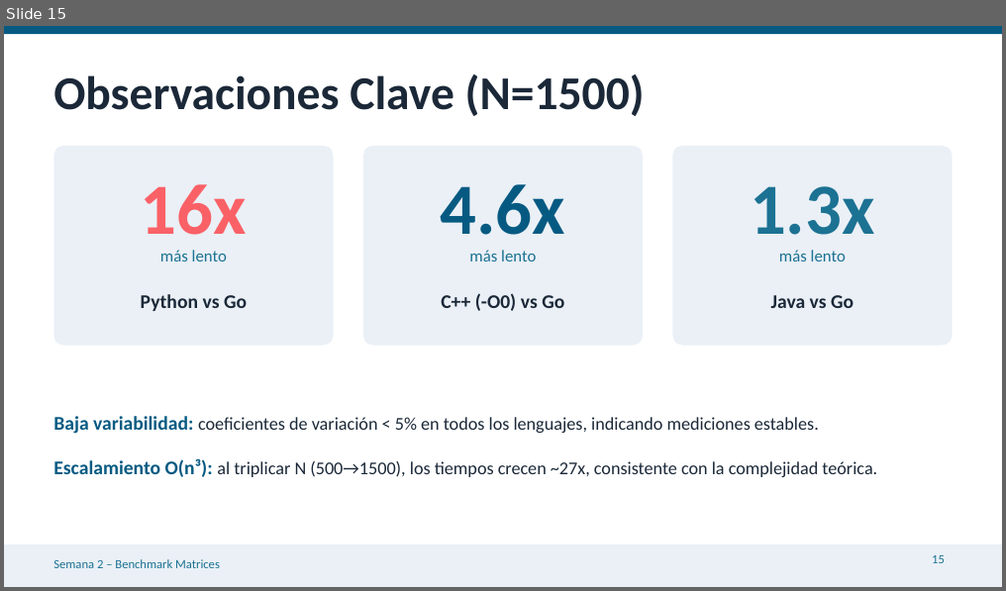
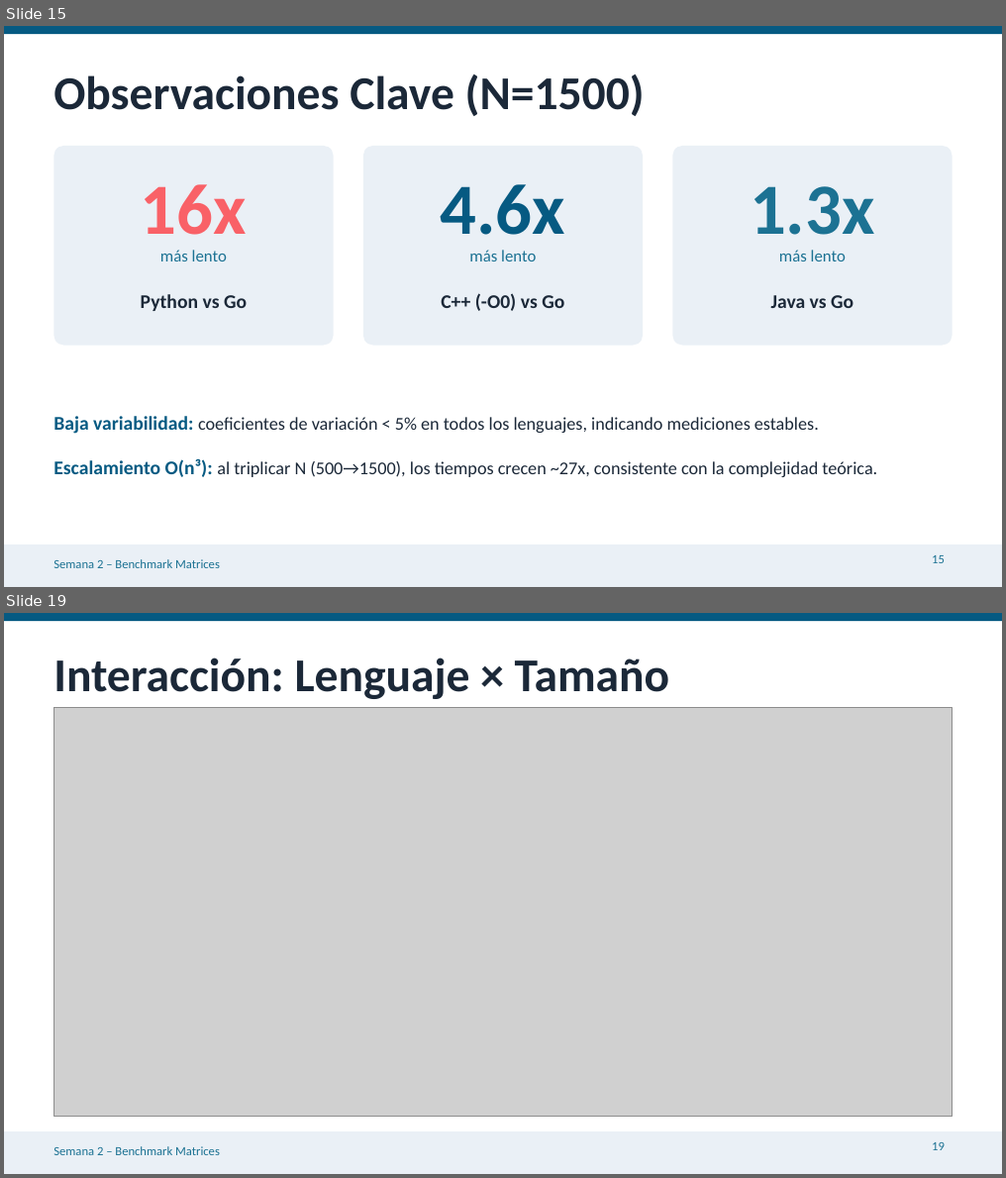
Before and after one commit to jffp-alt/matrix-benchmark, a slide deck: results/Semana2_Benchmark_Matrices.pptx. Shown one above the other, each under a label of ours: slide 15 before the commit, slides 15 and 19 after it; the slides between them are not shown. The pictures are 1006x591 and 1006x1178 pixels, drawn with LibreOffice and Linux fonts; fonts in the diff are those of the drawing; grey boxes stand for pictures. Boxes give left, top, right and bottom in pixels: in the first picture for what was removed or moved away, otherwise in the second. Text is boxed around its words. In the diff, an @@ line names an element or a change of style, - is before the commit and + after.

```diff
--- a/results/Semana2_Benchmark_Matrices.pptx
+++ b/results/Semana2_Benchmark_Matrices.pptx
@@ slide 19 added at [4, 613, 1002, 1174], background #FFFFFF; not listed: 3 template elements that a slide beside it also shows @@
@@ text added at [54, 658, 670, 699], 34 pt, text #1B2838, bold @@
+Interacción: Lenguaje × Tamaño
@@ picture added at [54, 708, 952, 1117] @@
@@ page number added at [932, 1143, 944, 1151], 9 pt, text #1C7293 @@
+19
```
Also in this commit, not shown: 1 slide changed, 7 other slides added, 1 slide removed.
